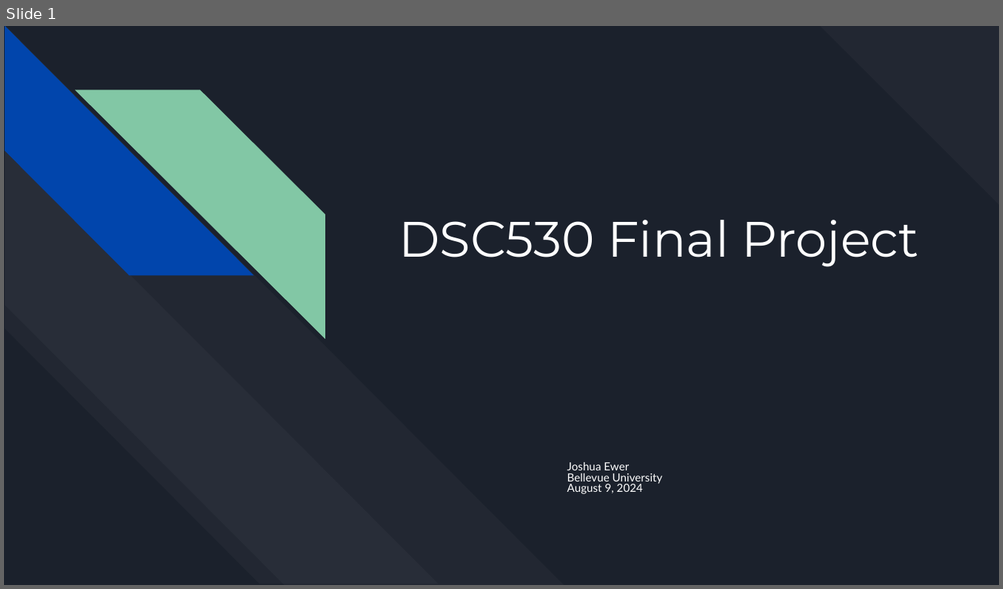
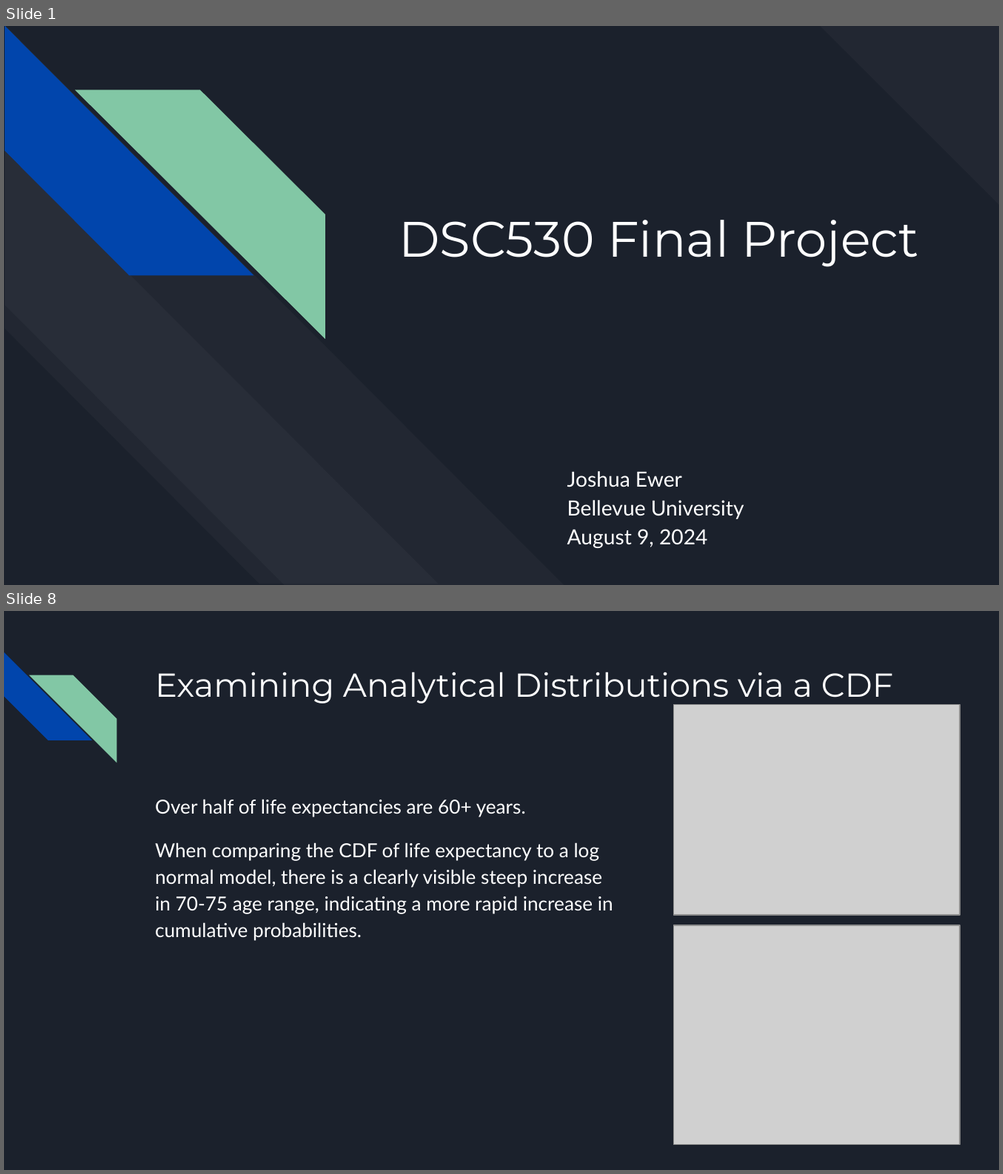
Before and after one commit to jewer/EwerDSC530FinalProject, a slide deck: EwerDSC530FinalProject.pptx. Shown one above the other, each under a label of ours: slide 1 before the commit, slides 1 and 8 after it; the slides between them are not shown. The pictures are 1003x589 and 1003x1174 pixels, drawn with LibreOffice and Linux fonts; fonts in the diff are those of the drawing; grey boxes stand for pictures. Boxes give left, top, right and bottom in pixels: in the first picture for what was removed or moved away, otherwise in the second. Text is boxed around its words. In the diff, an @@ line names an element or a change of style, - is before the commit and + after.

```diff
--- a/EwerDSC530FinalProject.pptx
+++ b/EwerDSC530FinalProject.pptx
@@ slide 8 added at <box>4,611,999,1170</box>, background #1B212C @@
@@ diag stripe added at <box>4,652,91,741</box>, fill #0145AC @@
@@ diag stripe added at <box>29,675,116,762</box>, fill #82C7A5 @@
@@ title added at <box>155,672,893,703</box>, 24 pt, text #FFFFFF @@
+Examining Analytical Distributions via a CDF
@@ picture added at <box>674,704,960,915</box> @@
@@ text added at <box>155,799,613,940</box>, 14 pt, text #FFFFFF @@
+Over half of life expectancies are 60+ years.
+When comparing the CDF of life expectancy to a log normal model, there is a clearly visible steep increase in 70-75 age range, indicating a more rapid increase in cumulative probabilities.
@@ picture added at <box>674,925,960,1145</box> @@
@@ slide 1 changed as well @@
@@ subtitle "Joshua Ewer" at <box>567,471,744,548</box>: size 8.1 to 15.1 pt; line spacing 0.8 to 1.15 @@
```
Also in this commit, not shown: 4 other slides changed, 4 other slides added, 7 slides removed, 8 other files.
